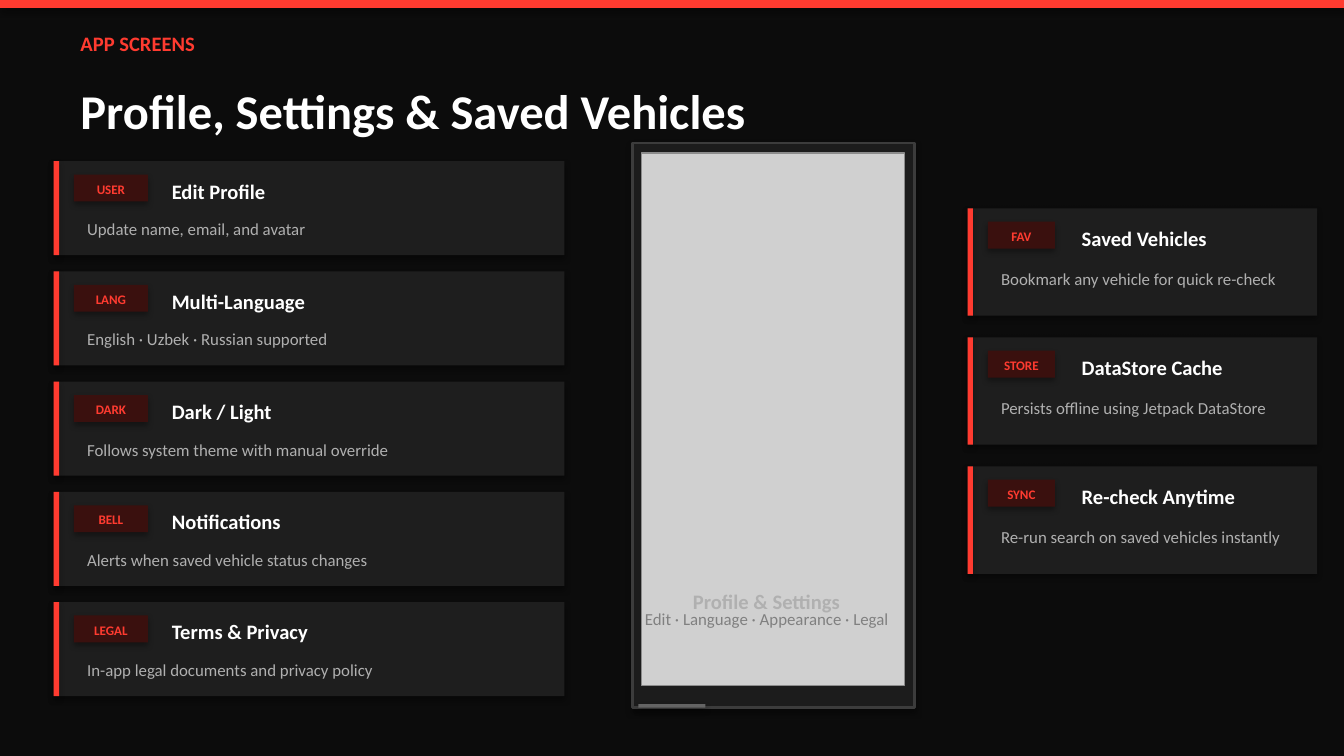
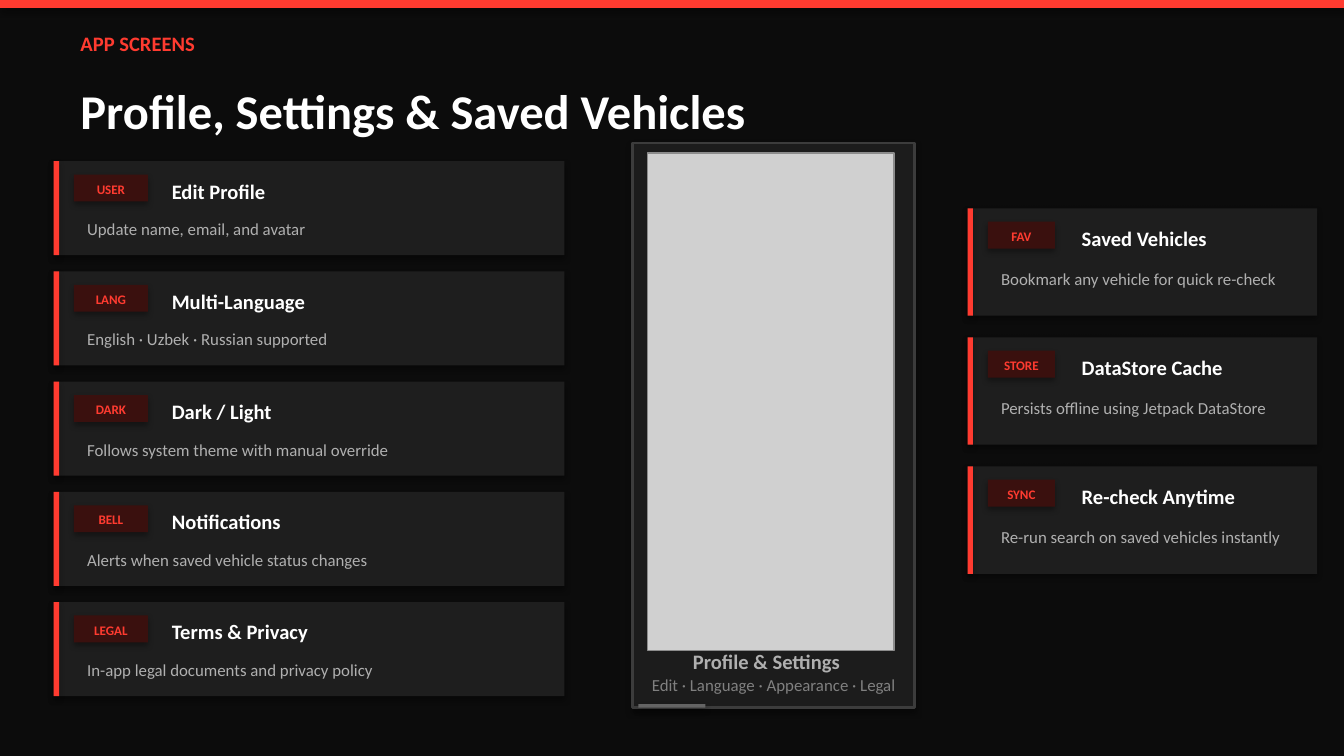
Before and after one commit to web-developer2003/autochecker, a slide deck: slide 7 of AutoChecker_Presentation.pptx. Drawn at 1344x756 pixels with LibreOffice and Linux fonts; fonts in the diff are those of the drawing; grey boxes stand for pictures. Boxes give left, top, right and bottom in pixels: in the first picture for what was removed or moved away, otherwise in the second. Text is boxed around its words. In the diff, an @@ line names an element or a change of style, - is before the commit and + after.

```diff
--- a/AutoChecker_Presentation.pptx
+++ b/AutoChecker_Presentation.pptx
@@ picture: place and size @@
-picture at box(641, 153, 905, 685)
+picture at box(648, 153, 894, 650)
@@ text added at box(693, 654, 840, 673), 11 pt, text #B0B0B0, bold @@
+Profile & Settings
@@ text "Edit · Language · Appearance ...": place and size @@
-text "Edit · Language · Appearance ..." at box(645, 613, 888, 628)
+text "Edit · Language · Appearance ..." at box(652, 679, 895, 694)
```
Also in this commit, not shown: 3 other slides changed, 4 other files.
